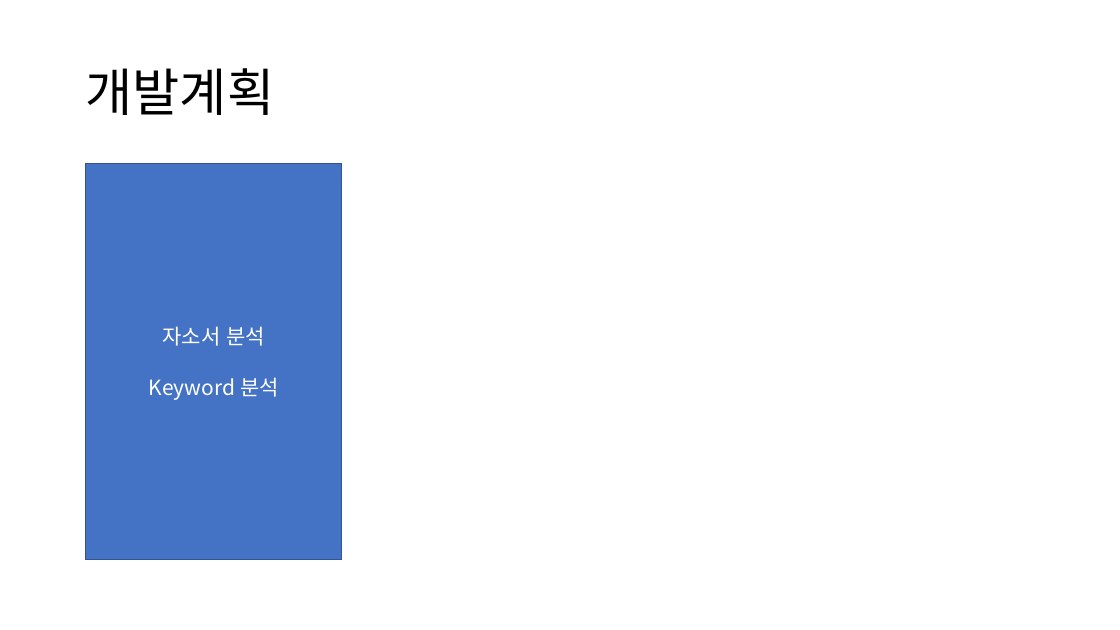
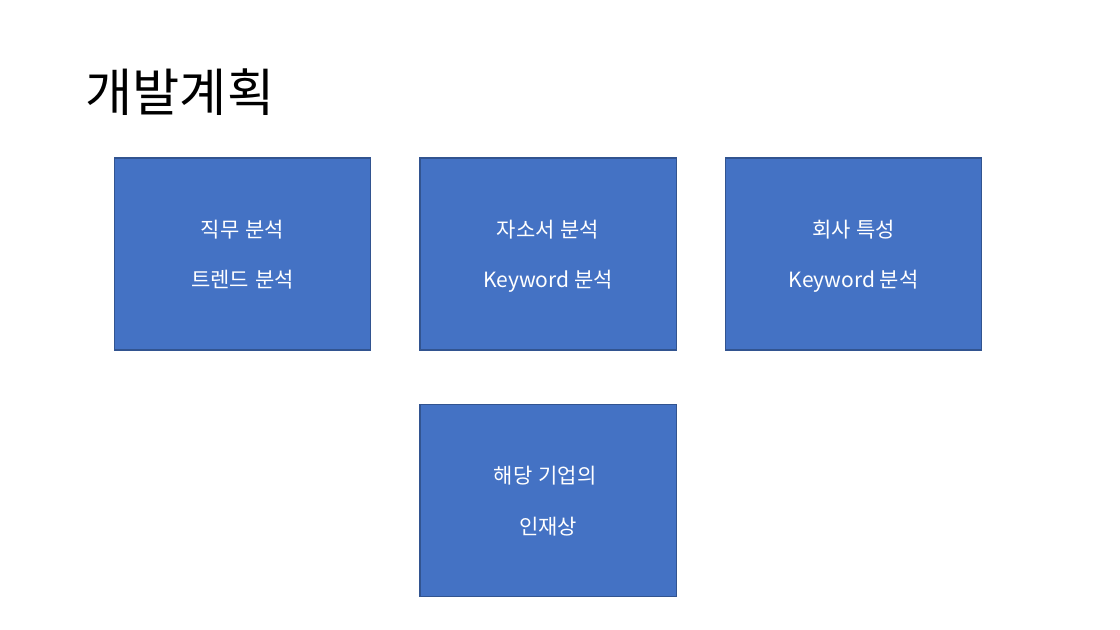
Before and after one commit to long8v/NLP_study, a slide deck: slide 8 of 지원동기 생성 프로그램.pptx. Drawn at 1120x630 pixels with LibreOffice and Linux fonts; fonts in the diff are those of the drawing. Boxes give left, top, right and bottom in pixels: in the first picture for what was removed or moved away, otherwise in the second. Text is boxed around its words. In the diff, an @@ line names an element or a change of style, - is before the commit and + after.

```diff
--- a/지원동기 생성 프로그램.pptx
+++ b/지원동기 생성 프로그램.pptx
@@ rectangle added at <box>114,158,371,350</box>, fill #4472C4, outline #325491 1 pt, 18 pt, text #FFFFFF @@
+직무 분석
+트렌드 분석
@@ rectangle "자소서 분석": place and size @@
-rectangle "자소서 분석" at <box>86,164,342,560</box>
+rectangle "자소서 분석" at <box>420,158,676,350</box>
@@ rectangle added at <box>726,158,982,350</box>, fill #4472C4, outline #325491 1 pt, 18 pt, text #FFFFFF @@
+회사 특성
+Keyword 분석
@@ rectangle added at <box>420,405,676,597</box>, fill #4472C4, outline #325491 1 pt, 18 pt, text #FFFFFF @@
+해당 기업의
+인재상
```
Also in this commit, not shown: 5 other files.
